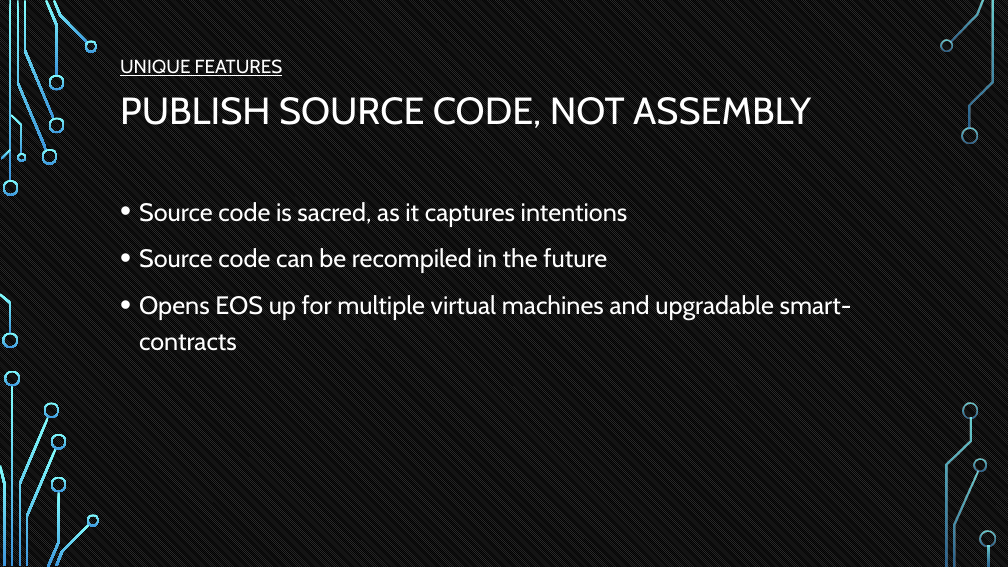
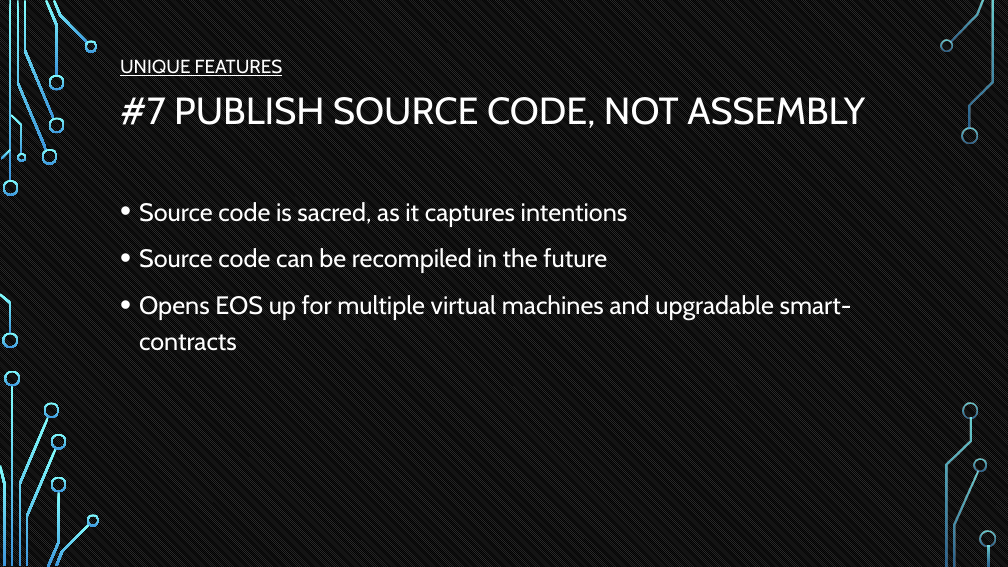
Before and after one commit to tokenika/tokenika.github.io, a slide deck: slide 35 of WarsawBlock.pptx. Drawn at 1008x567 pixels with LibreOffice and Linux fonts; fonts in the diff are those of the drawing; background and template pictures are left out. Boxes give left, top, right and bottom in pixels: in the first picture for what was removed or moved away, otherwise in the second. Text is boxed around its words. In the diff, an @@ line names an element or a change of style, - is before the commit and + after.

```diff
--- a/WarsawBlock.pptx
+++ b/WarsawBlock.pptx
@@ title at [120,97,865,128]: text changed @@
-PUBLISH SOURCE CODE, NOT ASSEMBLY
+#7 PUBLISH SOURCE CODE, NOT ASSEMBLY
```
Also in this commit, not shown: 20 other slides changed, 1 slide added, 2 other files.
